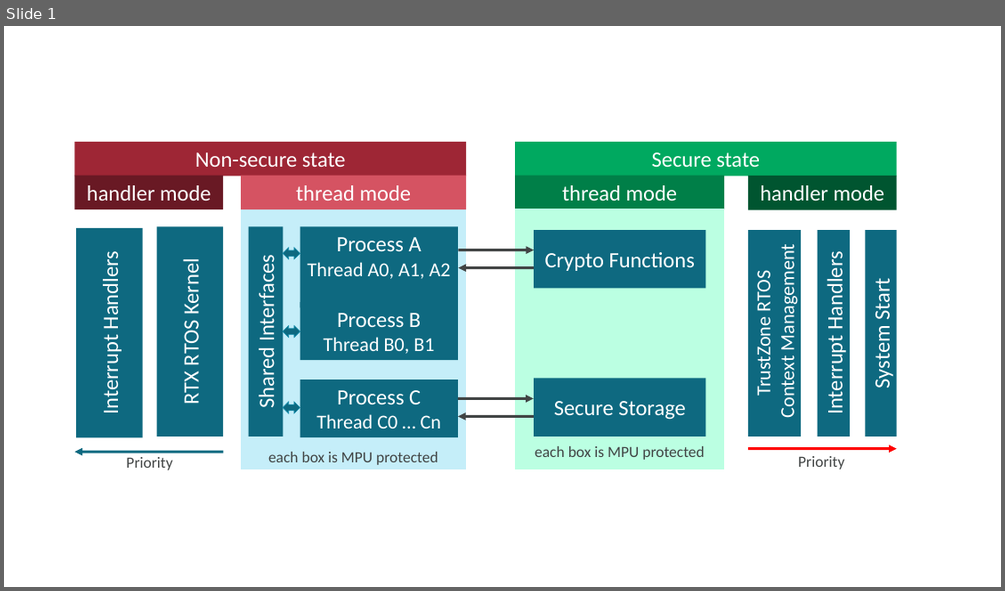
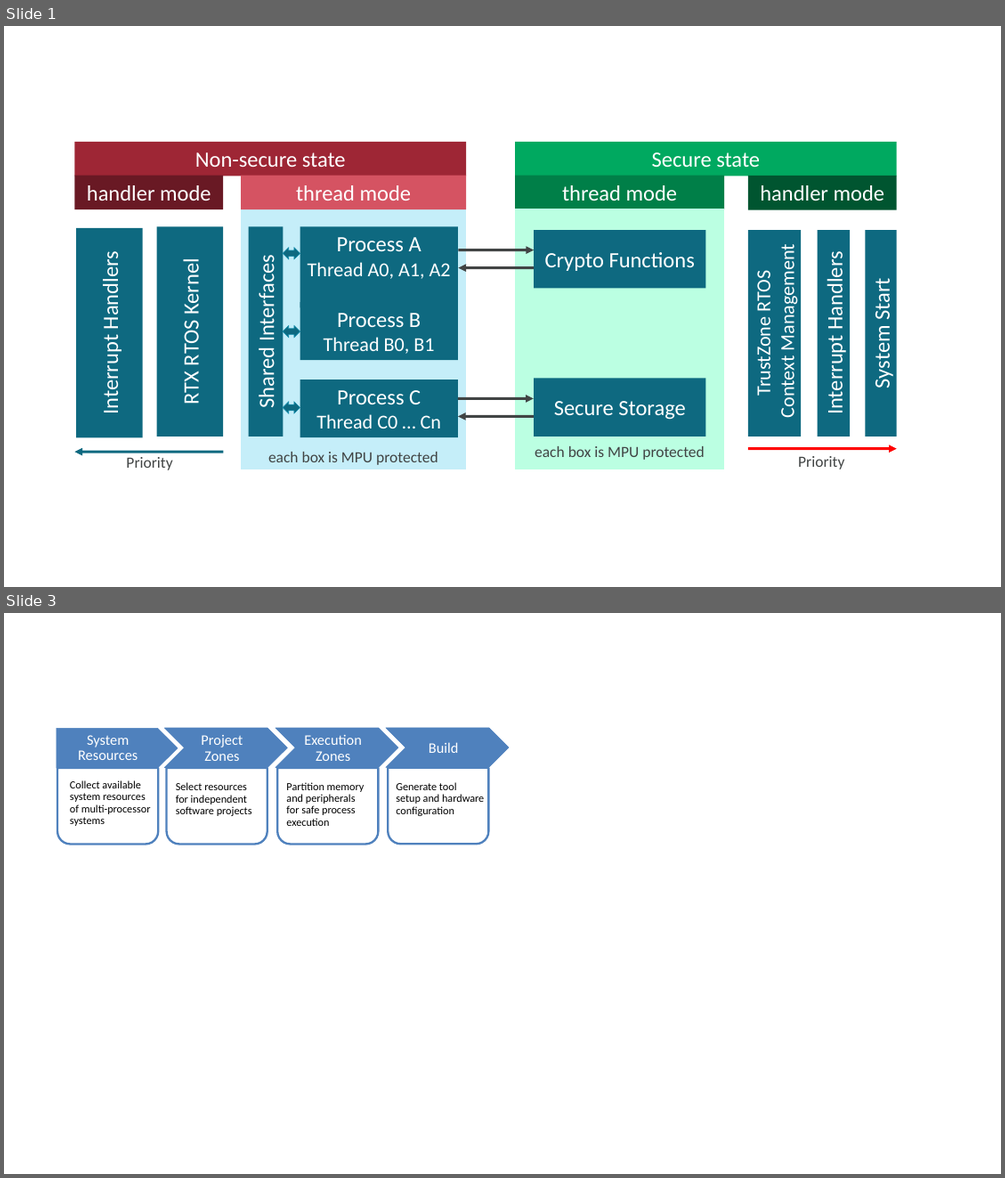
Before and after one commit to ARM-software/CMSIS_5, a slide deck: CMSIS/DoxyGen/Zone/src/images/images.odp. Shown one above the other, each under a label of ours: slide 1 before the commit, slides 1 and 3 after it; the slides between them are not shown. The pictures are 1005x591 and 1005x1178 pixels, drawn with LibreOffice and Linux fonts; fonts in the diff are those of the drawing. Boxes give left, top, right and bottom in pixels: in the first picture for what was removed or moved away, otherwise in the second. Text is boxed around its words. In the diff, an @@ line names an element or a change of style, - is before the commit and + after.

```diff
--- a/CMSIS/DoxyGen/Zone/src/images/images.odp
+++ b/CMSIS/DoxyGen/Zone/src/images/images.odp
@@ slide 3 added at (4, 613, 1001, 1174), background #FFFFFF @@
@@ freeform shape added at (57, 728, 178, 768), fill #4F81BD, outline #4F81BD 0.51 pt @@
@@ free added at (58, 738, 158, 758), 14 pt, text #FFFFFF @@
+System
+Resources
@@ free added at (396, 738, 469, 759), 14 pt, text #FFFFFF @@
+Build
@@ free added at (56, 771, 157, 835), 10.5 pt, text #000000 @@
+  Collect available
+  system resources
+  of multi-processor
+  systems
@@ freeform shape added at (57, 768, 158, 844), fill #FFFFFF at 90% opacity, outline #4F81BD 2.01 pt @@
@@ group added at (162, 728, 287, 844): 2 freeform shapes, 2 frees @@
+Project
+Zones
+  Select resources
+  for independent software projects
@@ group added at (273, 728, 398, 844): 2 freeform shapes, 2 frees @@
+Execution
+Zones
+  Partition memory and peripherals
+  for safe process
+  execution
@@ group added at (381, 728, 509, 844): 2 freeform shapes, 2 frees @@
+Build
+  Generate tool
+  setup and hardware configuration
```
Also in this commit, not shown: 1 slide changed, 4 other files.
